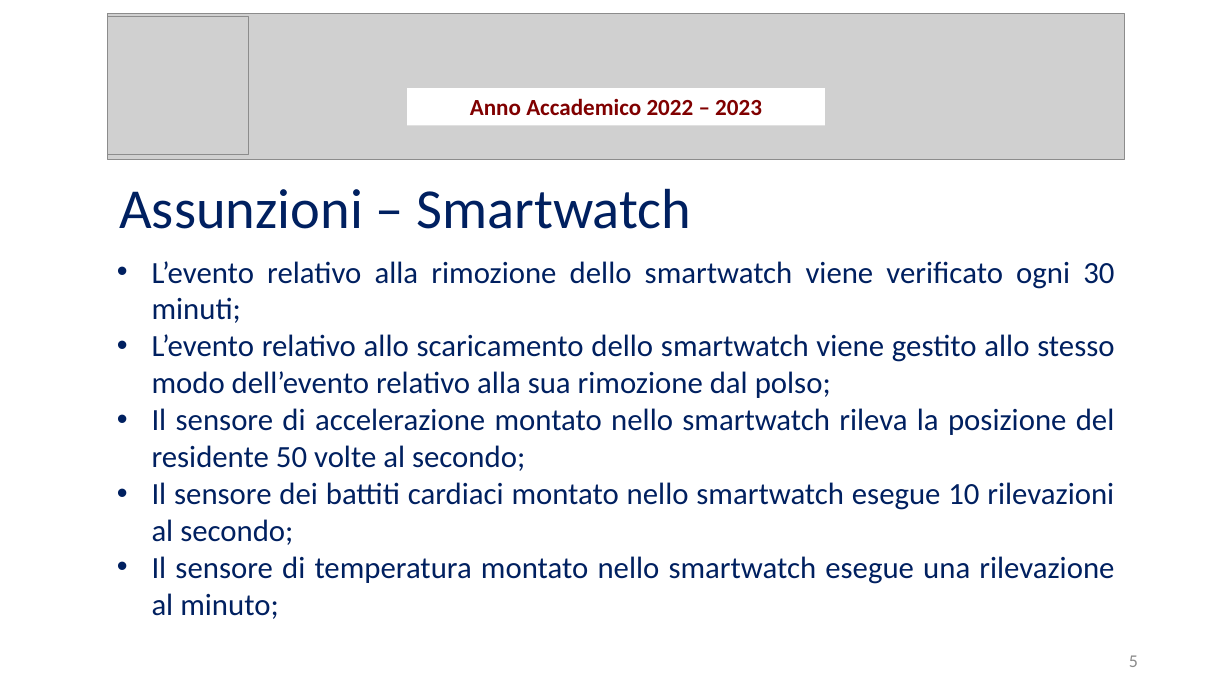
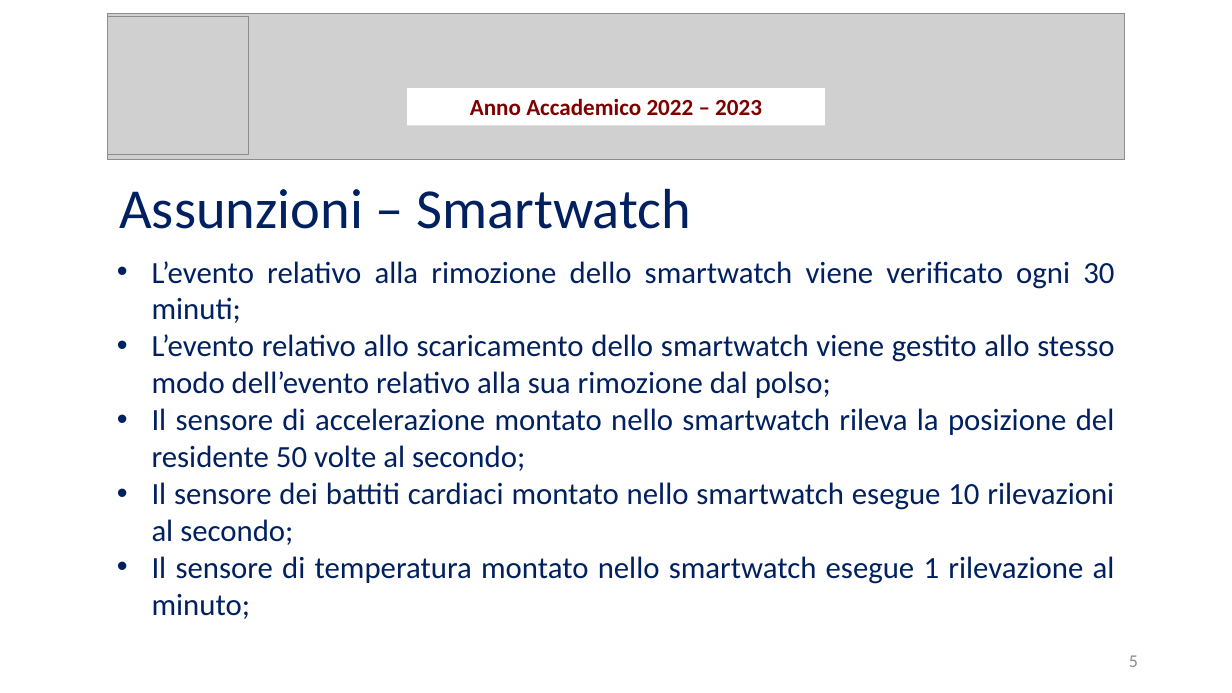
Before and after one commit to Wonderjack996/unimib-software-architecture, a slide deck: slide 5 of Progetto/Presentazione.pptx. Drawn at 1232x693 pixels with LibreOffice and Linux fonts; fonts in the diff are those of the drawing; grey boxes stand for pictures. Boxes give left, top, right and bottom in pixels: in the first picture for what was removed or moved away, otherwise in the second. Text is boxed around its words. In the diff, an @@ line names an element or a change of style, - is before the commit and + after.

```diff
--- a/Progetto/Presentazione.pptx
+++ b/Progetto/Presentazione.pptx
@@ text at [152,556,1115,619]: text changed @@
-• Il sensore di temperatura montato nello smartwatch esegue una rilevazione al minuto;
+• Il sensore di temperatura montato nello smartwatch esegue 1 rilevazione al minuto;
```
Also in this commit, not shown: 7 other slides changed, 3 slides added, 5 other files.
